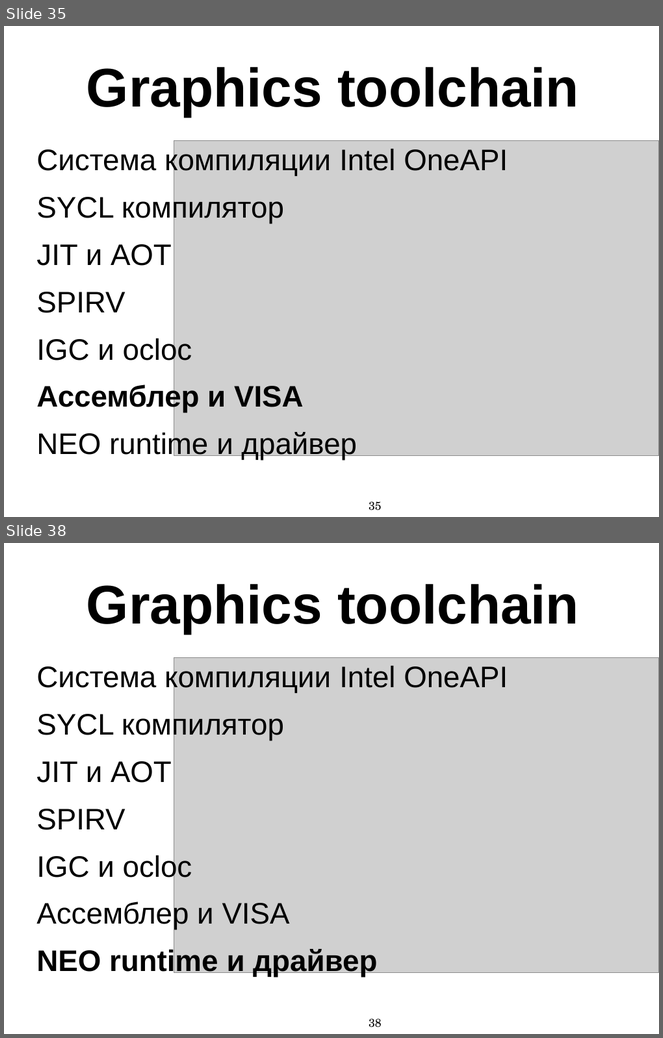
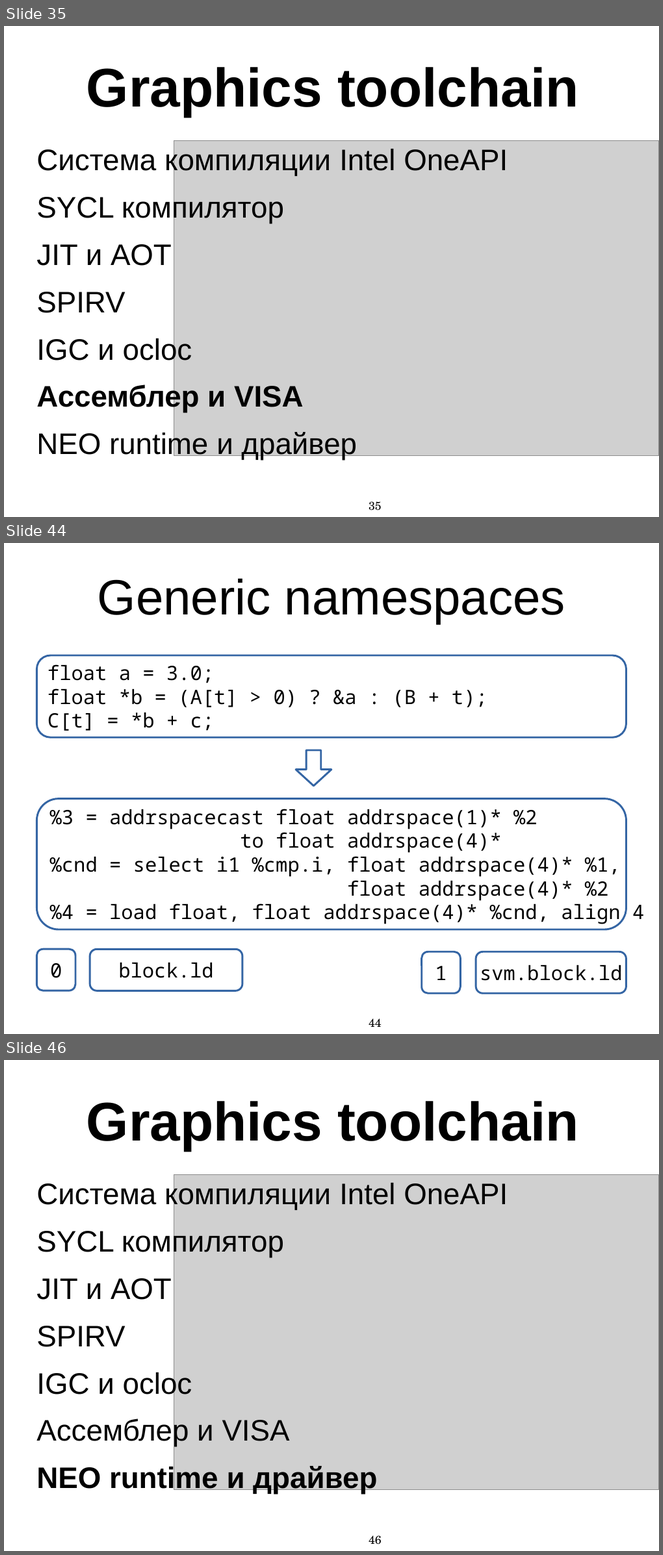
Before and after one commit to MIPT-ILab/cpp-lects-rus, a slide deck: other_lects/toolchain_lect/slides/graphics_toolchain_complete_ppt.pptx. Shown one above the other, each under a label of ours: slides 35 and 38 before the commit, slides 35, 44 and 46 after it; the slides between them are not shown. The pictures are 663x1038 and 663x1555 pixels, drawn with LibreOffice and Linux fonts; fonts in the diff are those of the drawing; grey boxes stand for pictures. Boxes give left, top, right and bottom in pixels: in the first picture for what was removed or moved away, otherwise in the second. Text is boxed around its words. In the diff, an @@ line names an element or a change of style, - is before the commit and + after.

```diff
--- a/other_lects/toolchain_lect/slides/graphics_toolchain_complete_ppt.pptx
+++ b/other_lects/toolchain_lect/slides/graphics_toolchain_complete_ppt.pptx
@@ slide 44 added at (4, 543, 659, 1034), background #FFFFFF @@
@@ text added at (98, 578, 566, 624), 60 pt, text #000000 @@
+Generic namespaces
@@ freeform shape added at (36, 655, 627, 737), fill #FFFFFF, outline #3465A4 2.3 pt, 24 pt, text #000000 @@
+float a = 3.0;
+float *b = (A[t] > 0) ? &a : (B + t);
+C[t] = *b + c;
@@ freeform shape added at (296, 750, 332, 786), fill #FFFFFF, outline #3465A4 2.3 pt @@
@@ freeform shape added at (36, 798, 627, 930), fill #FFFFFF, outline #3465A4 2.3 pt, 24 pt, text #000000 @@
+%3 = addrspacecast float addrspace(1)* %2
+to float addrspace(4)*
+%cnd = select i1 %cmp.i, float addrspace(4)* %1,
+float addrspace(4)* %2
+%4 = load float, float addrspace(4)* %cnd, align 4
@@ freeform shape added at (36, 950, 76, 991), outline #3465A4 2.3 pt, 24 pt, text #000000 @@
+0
@@ freeform shape added at (90, 950, 243, 991), outline #3465A4 2.3 pt, 24 pt, text #000000 @@
+block.ld
@@ freeform shape added at (422, 952, 460, 993), outline #3465A4 2.3 pt, 24 pt, text #000000 @@
+1
@@ freeform shape added at (476, 952, 627, 993), outline #3465A4 2.3 pt, 24 pt, text #000000 @@
+svm.block.ld
@@ page number added at (369, 1019, 382, 1027), 14 pt, text #000000 @@
+44
@@ what was slide 38 is now slide 46 @@
@@ page number at (369, 1536, 382, 1545): text changed @@
-38
+46
```
Also in this commit, not shown: 13 slides changed, 13 other slides added, 4 slides removed, 3 other files.
